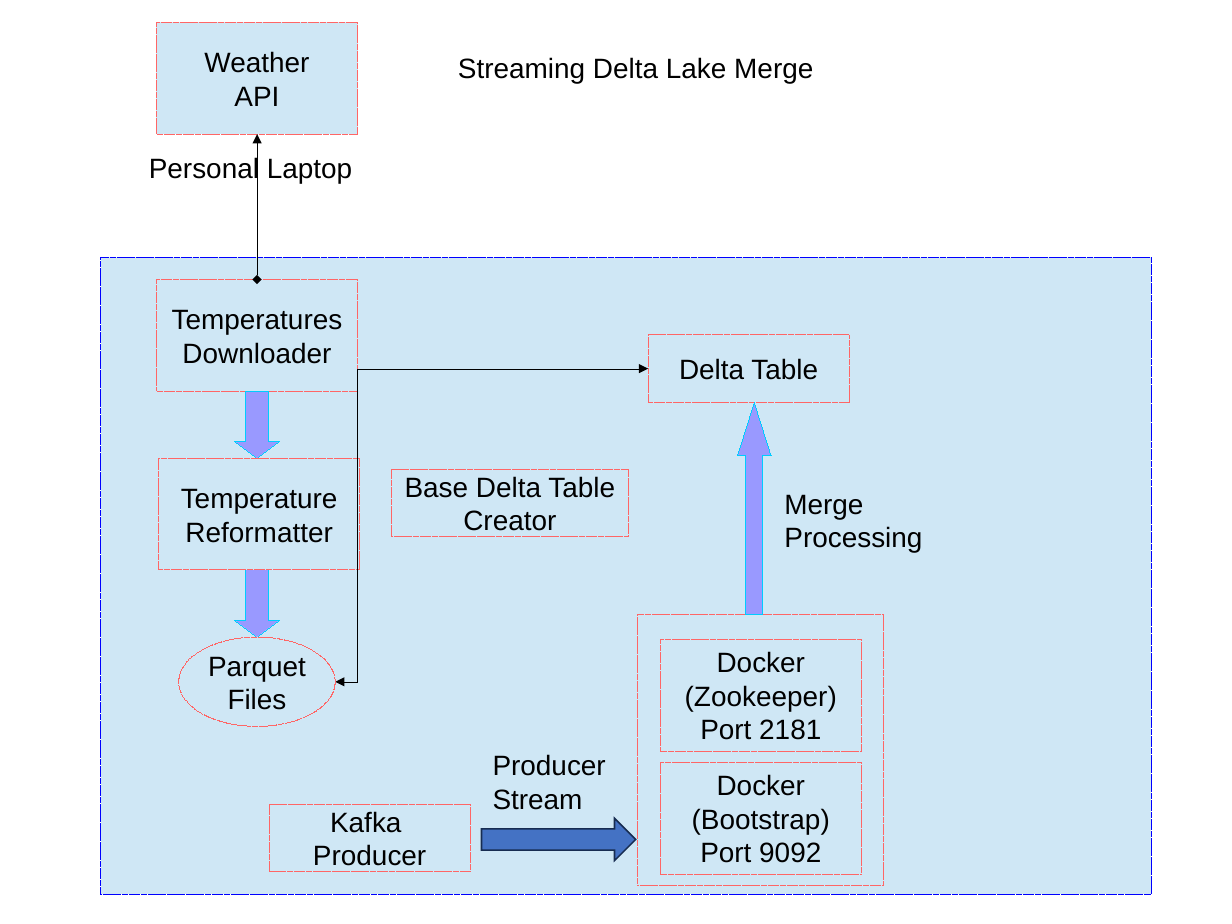
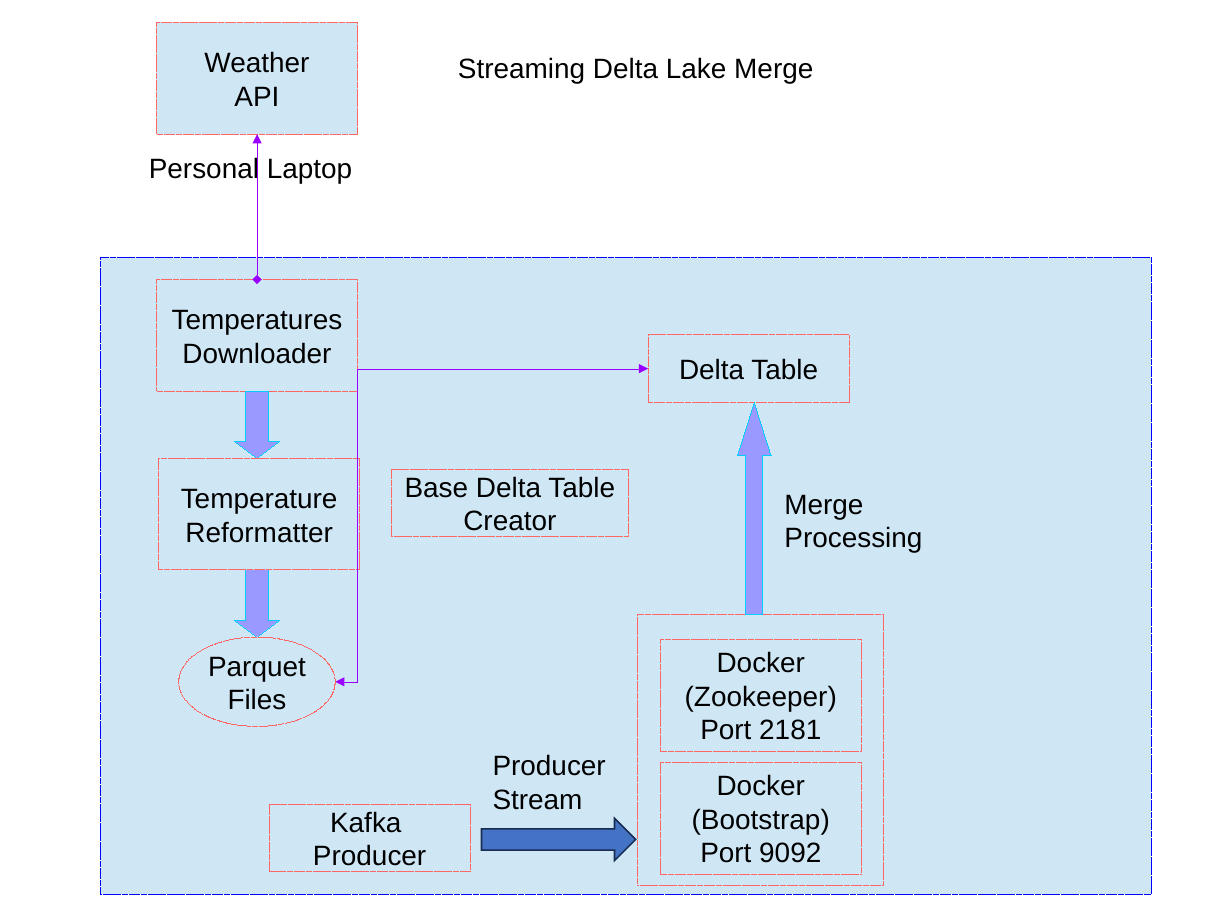
Before and after one commit to SowmyaVenky/AzureSynapseExperiments, a slide deck: slide 9 of Synapse_Setup.odp. Drawn at 1232x924 pixels with LibreOffice and Linux fonts; fonts in the diff are those of the drawing. Boxes give left, top, right and bottom in pixels: in the first picture for what was removed or moved away, otherwise in the second. Text is boxed around its words. In the diff, an @@ line names an element or a change of style, - is before the commit and + after.

```diff
--- a/Synapse_Setup.odp
+++ b/Synapse_Setup.odp
@@ elbow double arrow (257, 279) - (257, 134): stroke #000000 0 pt to #9900FF 0 pt @@
@@ elbow double arrow (335, 682) - (648, 369): stroke #000000 0 pt to #9900FF 0 pt @@
```
Also in this commit, not shown: 1 other slide changed, 1 slide added, 4 other files.
